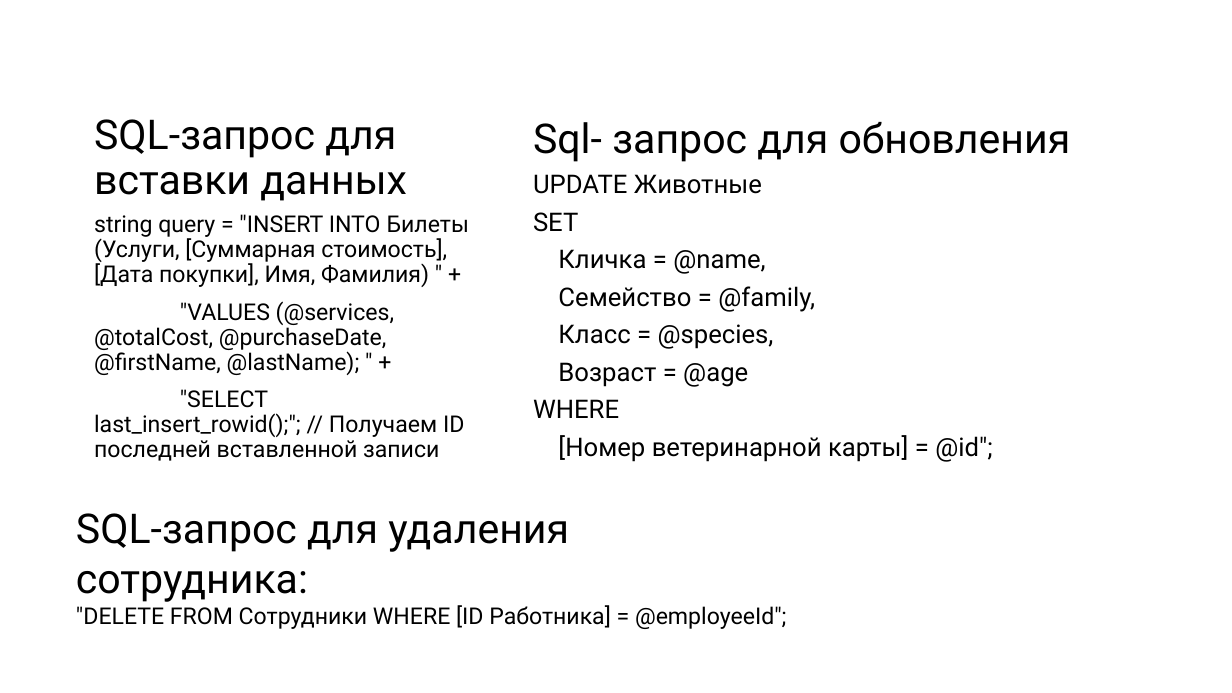
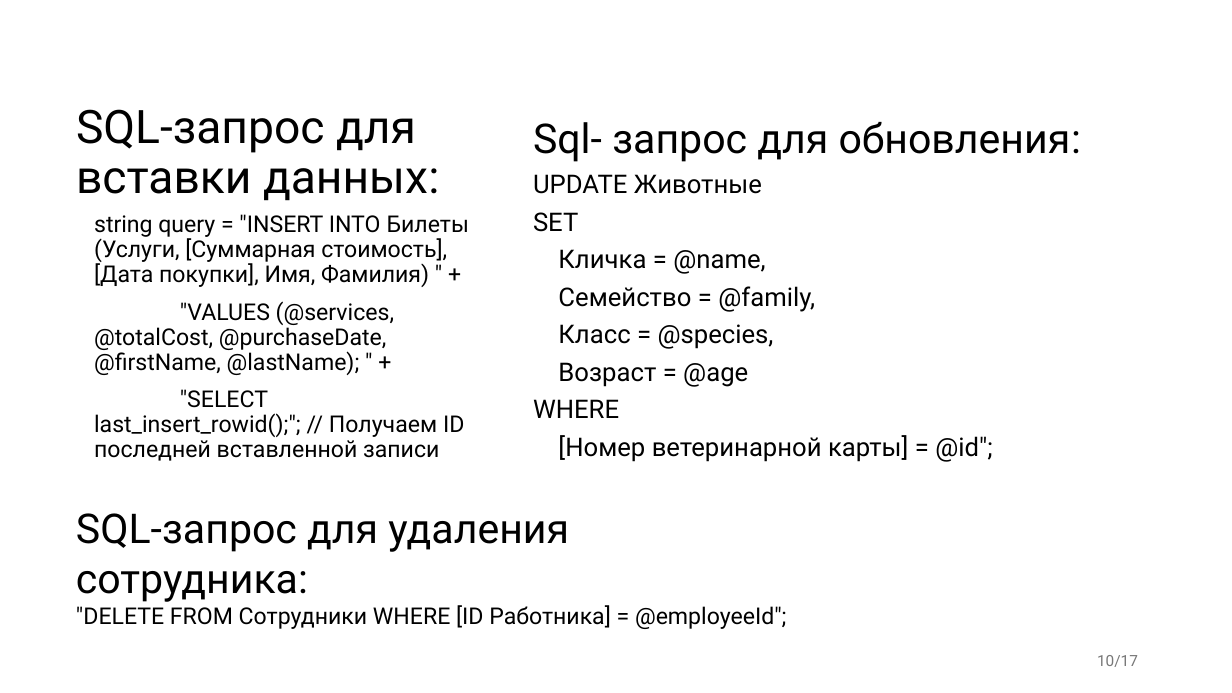
Before and after one commit to BirdManl/-zoo-, a slide deck: slide 10 of Пз+презентация/презентация .pptx. Drawn at 1232x693 pixels with LibreOffice and Linux fonts; fonts in the diff are those of the drawing. Boxes give left, top, right and bottom in pixels: in the first picture for what was removed or moved away, otherwise in the second. Text is boxed around its words. In the diff, an @@ line names an element or a change of style, - is before the commit and + after.

```diff
--- a/Пз+презентация/презентация .pptx
+++ b/Пз+презентация/презентация .pptx
@@ title at bbox=[76, 109, 439, 201]: text changed; size 32 to 36 pt @@
-SQL-запрос для вставки данных
+SQL-запрос для вставки данных:
@@ text at bbox=[533, 122, 1081, 162]: text changed @@
-Sql- запрос для обновления
+Sql- запрос для обновления:
@@ page number added at bbox=[1097, 655, 1138, 667], 12 pt, text #797979 @@
+10/17
```
Also in this commit, not shown: 14 other slides changed, 2 other files.
